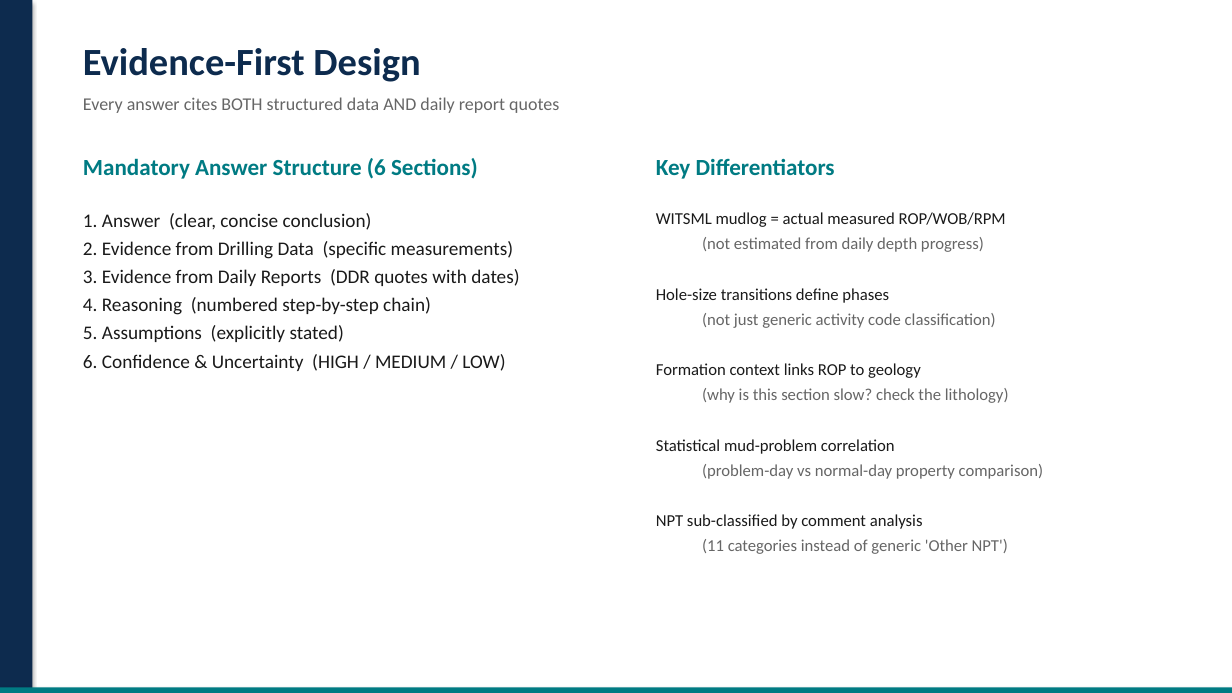
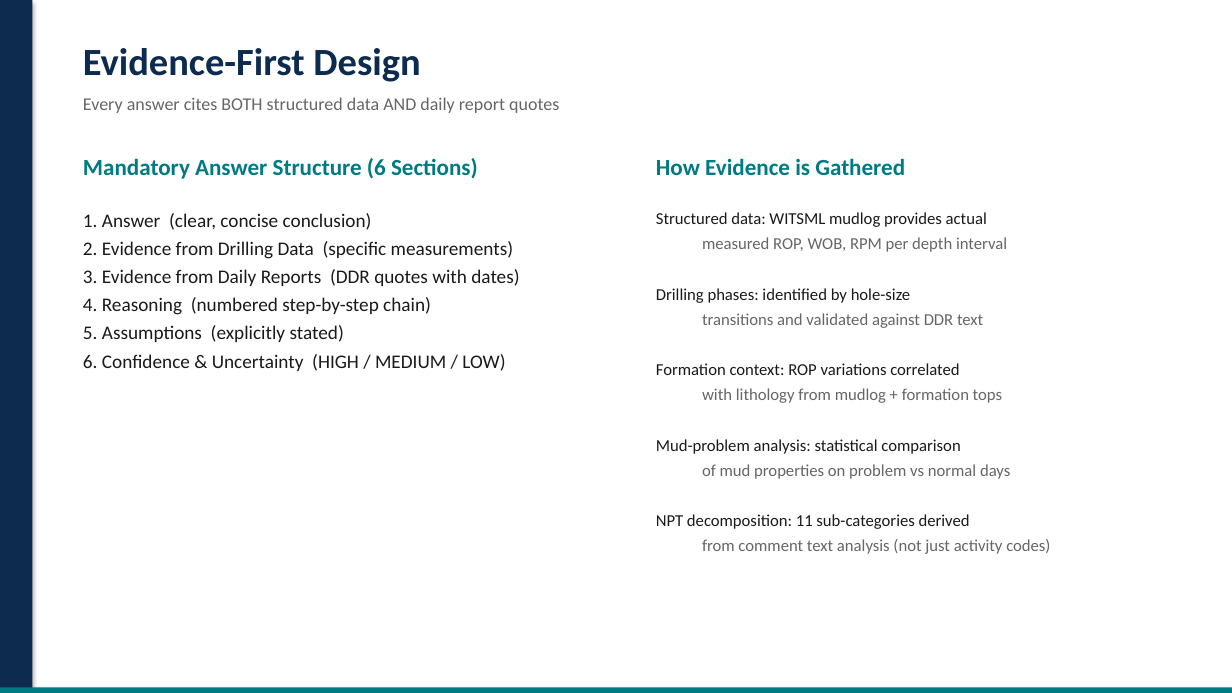
Before and after one commit to rlucgg/spe-ml-challenge, a slide deck: slide 5 of presentation/slides.pptx. Drawn at 1232x693 pixels with LibreOffice and Linux fonts; fonts in the diff are those of the drawing. Boxes give left, top, right and bottom in pixels: in the first picture for what was removed or moved away, otherwise in the second. Text is boxed around its words. In the diff, an @@ line names an element or a change of style, - is before the commit and + after.

```diff
--- a/presentation/slides.pptx
+++ b/presentation/slides.pptx
@@ text at [656, 158, 905, 175]: text changed @@
-Key Differentiators
+How Evidence is Gathered
@@ text at [656, 212, 1050, 554]: text changed; text colour #666666 to #1A1A1A @@
-WITSML mudlog = actual measured ROP/WOB/RPM
-  (not estimated from daily depth progress)
-Hole-size transitions define phases
-  (not just generic activity code classification)
-Formation context links ROP to geology
-  (why is this section slow? check the lithology)
-Statistical mud-problem correlation
-  (problem-day vs normal-day property comparison)
-NPT sub-classified by comment analysis
-  (11 categories instead of generic 'Other NPT')
+Structured data: WITSML mudlog provides actual
+  measured ROP, WOB, RPM per depth interval
+Drilling phases: identified by hole-size
+  transitions and validated against DDR text
+Formation context: ROP variations correlated
+  with lithology from mudlog + formation tops
+Mud-problem analysis: statistical comparison
+  of mud properties on problem vs normal days
+NPT decomposition: 11 sub-categories derived
+  from comment text analysis (not just activity codes)
```
Also in this commit, not shown: 3 other slides changed, 1 slide added, 1 slide removed, 1 other file.
